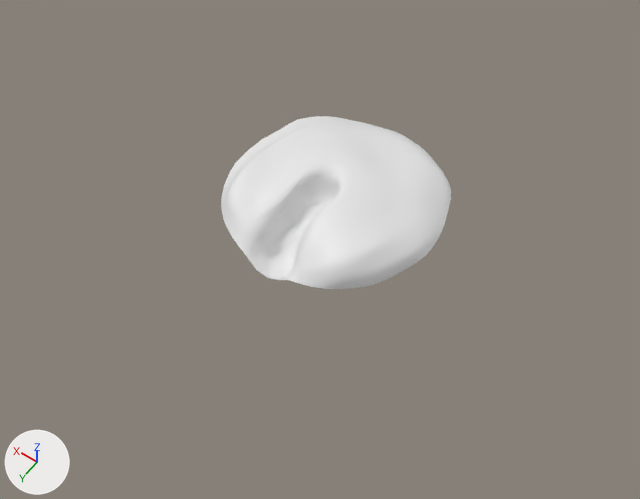
One commit to the FBX model Assets/3D/models/Sand_02.fbx: the scene before it, then after it.
Both versions are drawn from a camera (50 mm lens) standing at (-210.0, 345.0, 247.0) and looking at (-81.0, 164.0, -37.0). Arrows for +X, +Y and +Z are at lower left; the lights stay in place. The picture after the commit comes second. Where no turn or scale is listed for an object, it has been applied to the vertices.

The scene before the commit, as lines of its bpy script (objects in view):
```python
me_plane_012 = bpy.data.meshes.new('Plane.012')
me_plane_012.from_pydata(...)  # 1313 vertices, 1280 faces; spans x -45.2..44.5, y -44.9..44.2, z -8.4..13.3
me_plane_012.materials.append(mat_sand)  # white #e7e7e7
ob_plane_013 = bpy.data.objects.new('Plane.013', me_plane_012)
ob_plane_013.location = (-78.8, 151.1, -19.4)
```
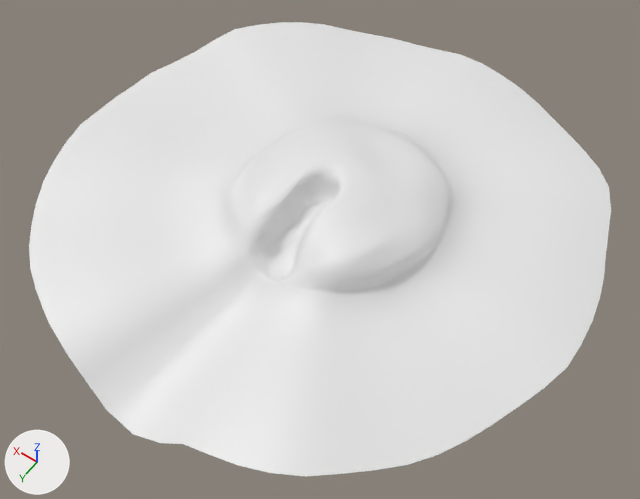
Where the change shows, as pixel boxes (x1, y1, x2, y2) in the pictures (640 x 499 px):
'Plane.013', reshaped (152% wider, 162% taller)
    before: (221, 116, 451, 289)
    after: (29, 22, 611, 477)
part 1 of me_plane_012, added
    after: (29, 22, 611, 477)

The change, as a list of edits to the scene's bpy script:
```text
Change me_plane_012:
    used by ob_plane_013; location = (-78.8, 151.1, -19.4)
    remove me_plane_012.from_pydata(...)  # 1313 vertices, 1280 faces; spans x -45.2..44.5, y -44.9..44.2, z -8.4..13.3
    add me_plane_012.from_pydata(...)  # 1697 vertices, 1664 faces; spans x -109.2..121.0, y -113.3..115.6, z -25.4..13.3
    me_plane_012 part 1: 384 vertices added at x -109.2..121.0, y -113.3..115.6, z -25.4..1.2
```
